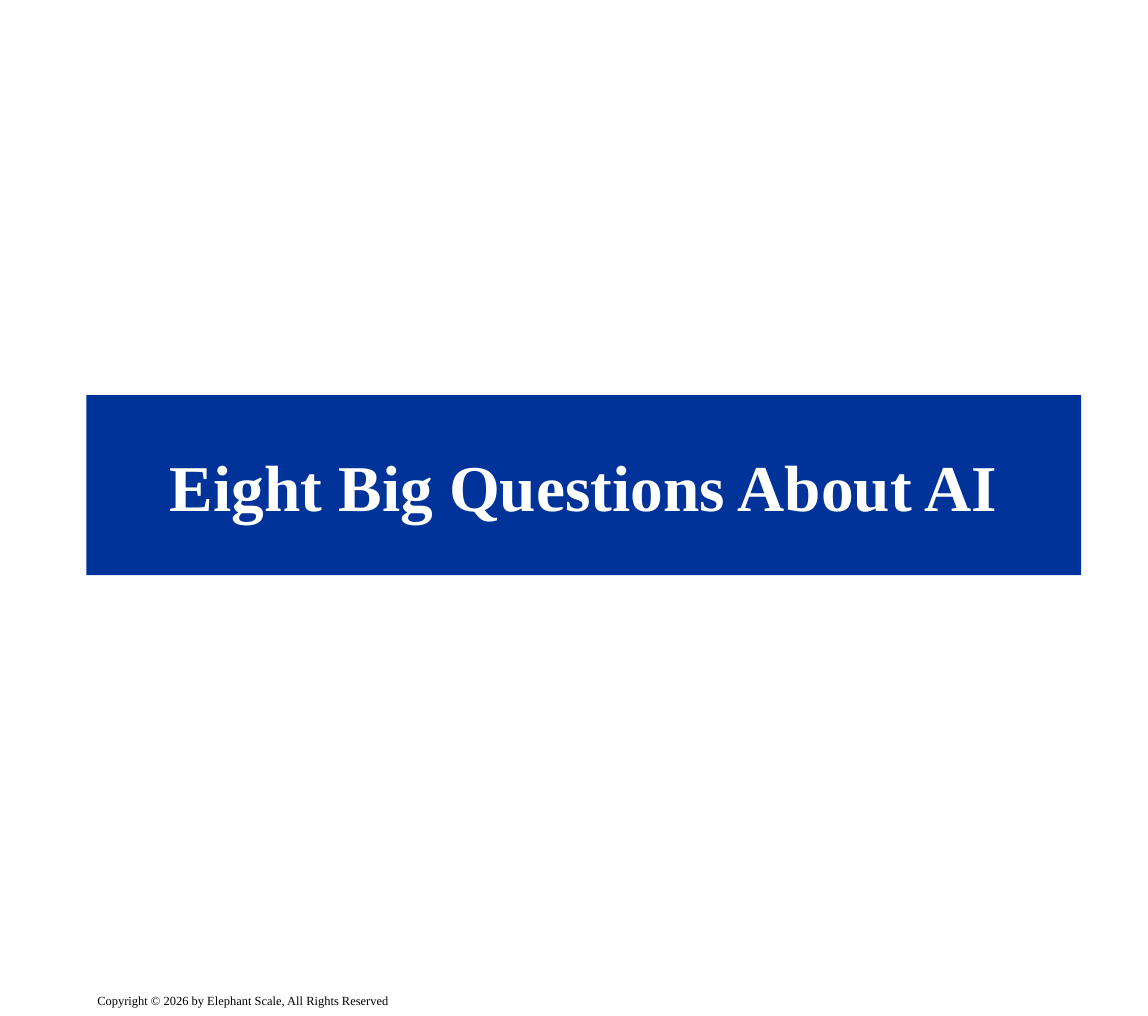
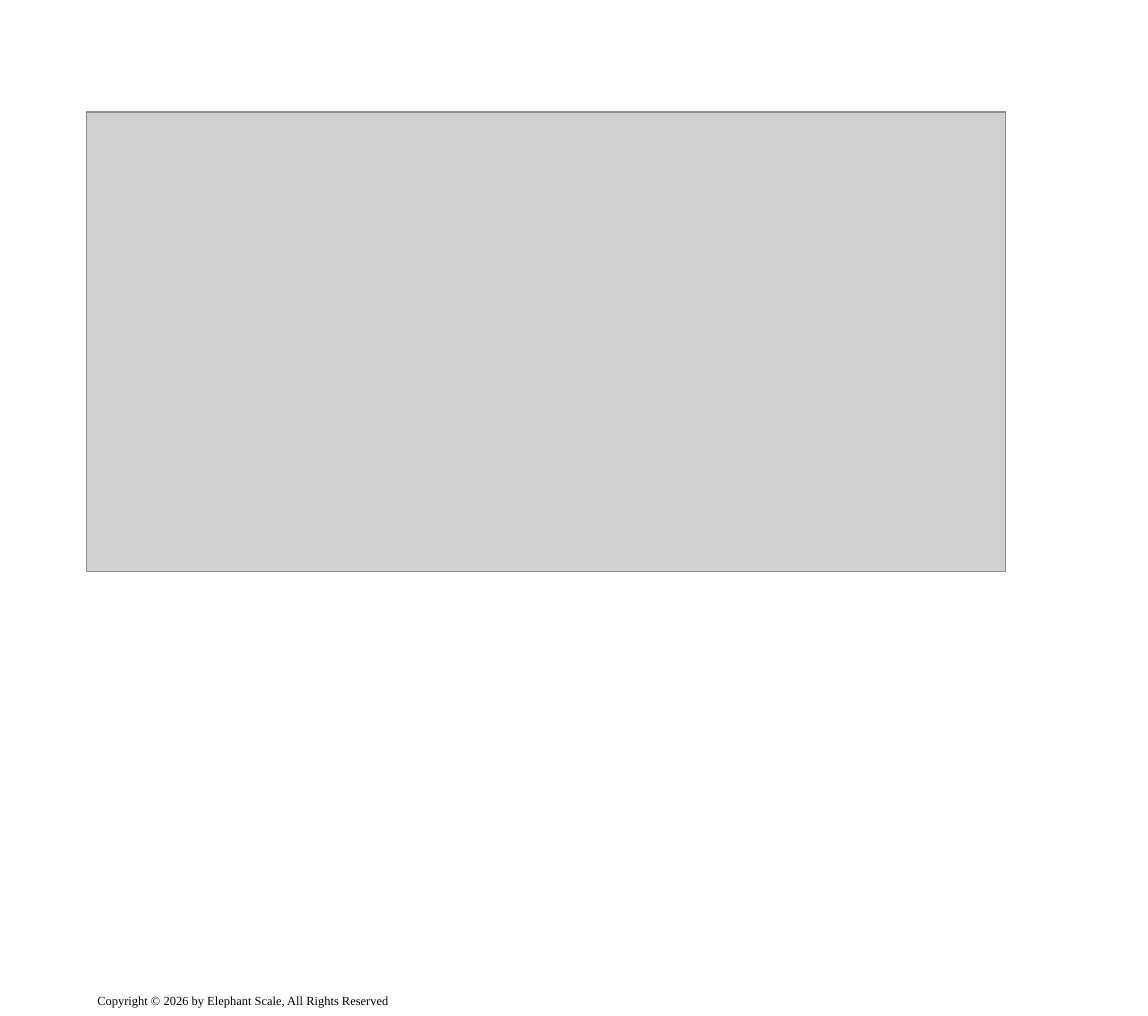
Before and after one commit to elephantscale/OpenAI-labs, a slide deck: slide 2 of 121-Tabular-Foundation-Models-for-Data-Science-Agents/slides/release/01__intro.pptx (slide 1 before the commit). Drawn at 1148x1016 pixels with LibreOffice and Linux fonts; fonts in the diff are those of the drawing; grey boxes stand for pictures; background and template pictures are left out. Boxes give left, top, right and bottom in pixels: in the first picture for what was removed or moved away, otherwise in the second. Text is boxed around its words. In the diff, an @@ line names an element or a change of style, - is before the commit and + after.

```diff
--- a/121-Tabular-Foundation-Models-for-Data-Science-Agents/slides/release/01__intro.pptx
+++ b/121-Tabular-Foundation-Models-for-Data-Science-Agents/slides/release/01__intro.pptx
@@ picture added at bbox=[86, 112, 1006, 572] @@
@@ title removed at bbox=[86, 395, 1081, 576] @@
-Eight Big Questions About AI
```
Also in this commit, not shown: 9 other slides changed, 12 slides added, 1 other file.
